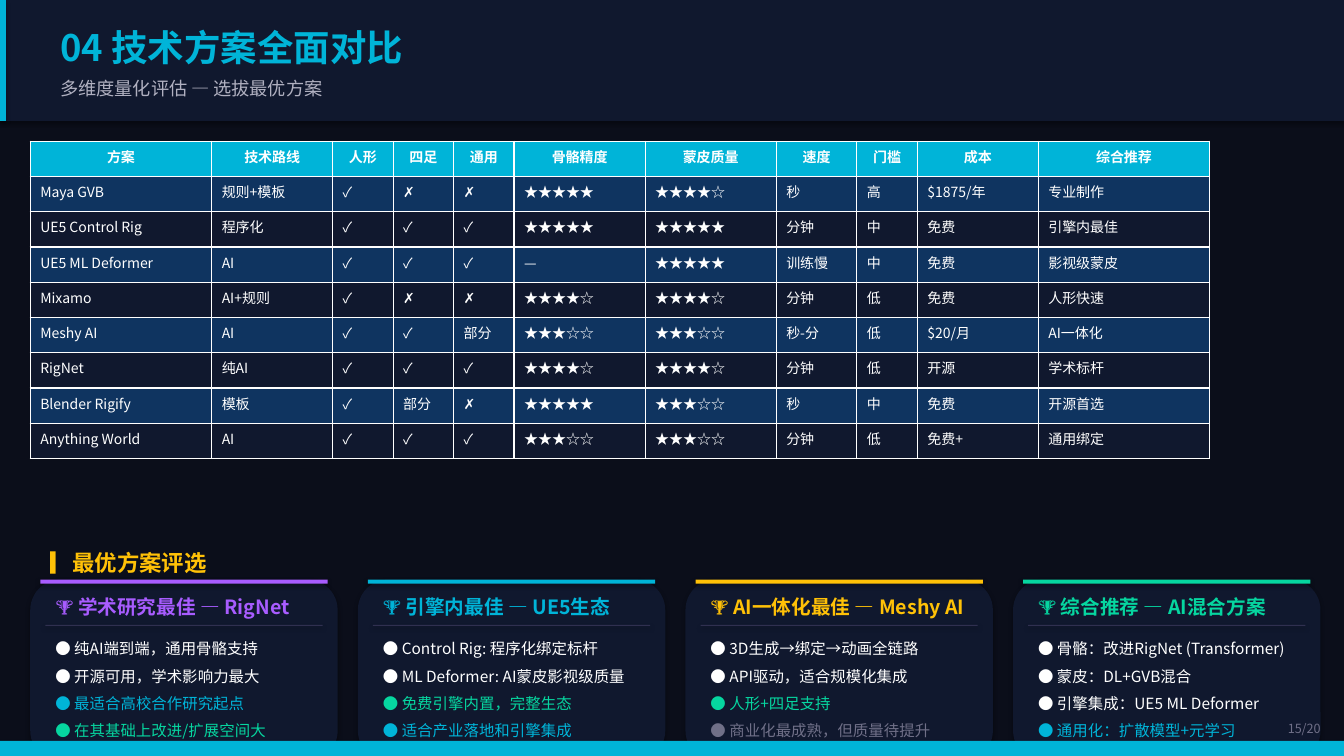
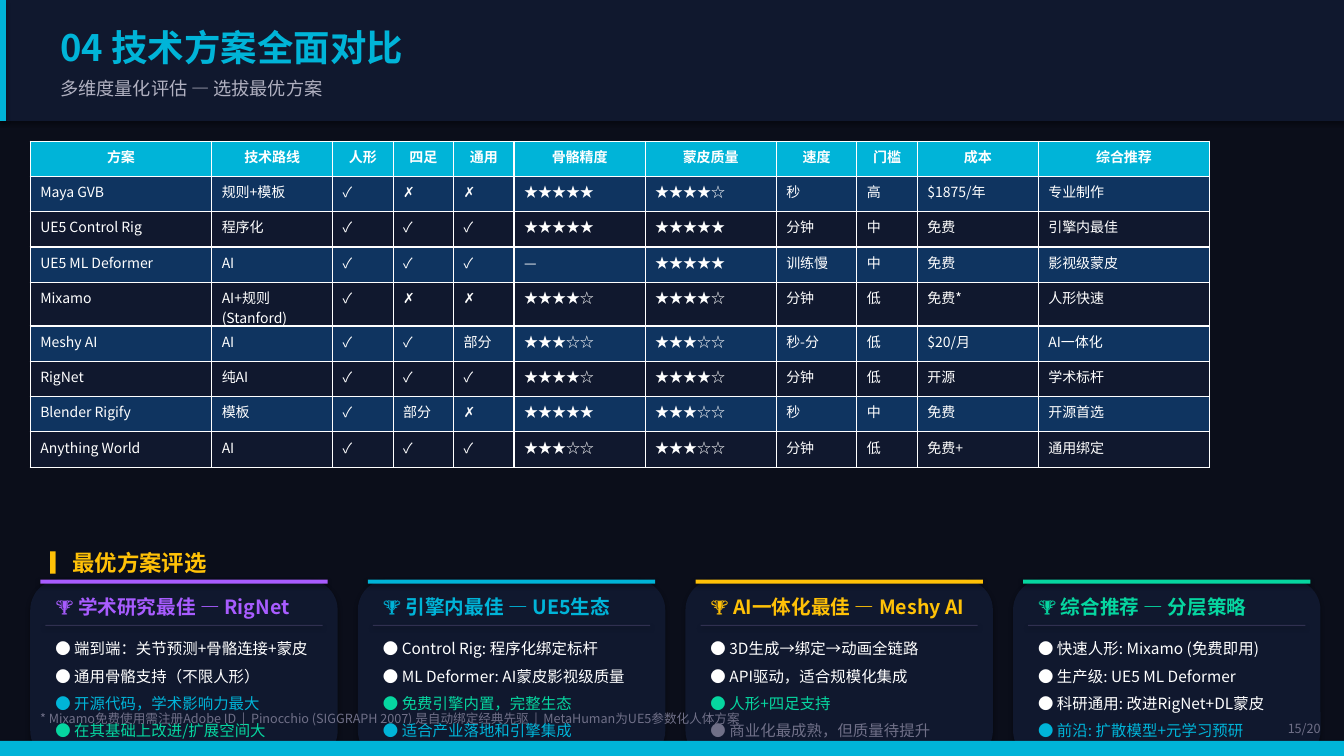
Before and after one commit to xhyha/insight, a slide deck: slide 15 of Auto-Rigging-Insight-Report.pptx. Drawn at 1344x756 pixels with LibreOffice and Linux fonts; fonts in the diff are those of the drawing. Boxes give left, top, right and bottom in pixels: in the first picture for what was removed or moved away, otherwise in the second. Text is boxed around its words. In the diff, an @@ line names an element or a change of style, - is before the commit and + after.

```diff
--- a/Auto-Rigging-Insight-Report.pptx
+++ b/Auto-Rigging-Insight-Report.pptx
@@ table at <box>30,141,1210,461</box> @@
-row 5, column 2: AI+规则
+row 5, column 2: AI+规则 / (Stanford)
-row 5, column 10: 免费
+row 5, column 10: 免费*
@@ text at <box>1061,597,1247,616</box>: text changed @@
-🏆 综合推荐 — AI混合方案
+🏆 综合推荐 — 分层策略
@@ text at <box>74,641,307,714</box>: text changed @@
-● 纯AI端到端，通用骨骼支持
-● 开源可用，学术影响力最大
-● 最适合高校合作研究起点
+● 端到端：关节预测+骨骼连接+蒙皮
+● 通用骨骼支持（不限人形）
+● 开源代码，学术影响力最大
@@ text at <box>1057,641,1265,737</box>: text changed @@
-● 骨骼：改进RigNet (Transformer)
-● 蒙皮：DL+GVB混合
-● 引擎集成：UE5 ML Deformer
-● 通用化：扩散模型+元学习
+● 快速人形: Mixamo (免费即用)
+● 生产级: UE5 ML Deformer
+● 科研通用: 改进RigNet+DL蒙皮
+● 前沿: 扩散模型+元学习预研
@@ text added at <box>49,710,739,727</box>, 9 pt, text #707088 @@
+* Mixamo免费使用需注册Adobe ID | Pinocchio (SIGGRAPH 2007) 是自动绑定经典先驱 | MetaHuman为UE5参数化人体方案
```
Also in this commit, not shown: 9 other slides changed.
